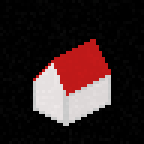
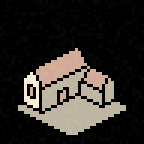
The second 144 x 144 image is a revision of the first. Changes to its layers:
removed group "Layer Group" (4 layers) over [33, 39, 111, 126]
removed layer "Roof" from group "Layer Group" over [33, 39, 111, 96]
removed layer "Edges" from group "Layer Group" over [33, 72, 111, 126]
removed layer "Walls dark" from group "Layer Group" over [69, 78, 108, 120]
added layer "Lines" above "Roof #1" over [21, 45, 117, 114]
added layer "Roof #1" above "Walls copy" over [30, 48, 108, 102]
added layer "Walls copy" above "Walls" over [42, 66, 114, 111]
moved "Walls" out of group "Layer Group", painted on it over [24, 60, 114, 120]
added group "Directions" with 4 layers above "Yard" over [18, 99, 126, 135]
added layer "None" in group "Directions" over [18, 99, 126, 135]
added layer "Yard" above "path_5.png" over [18, 81, 126, 135]
